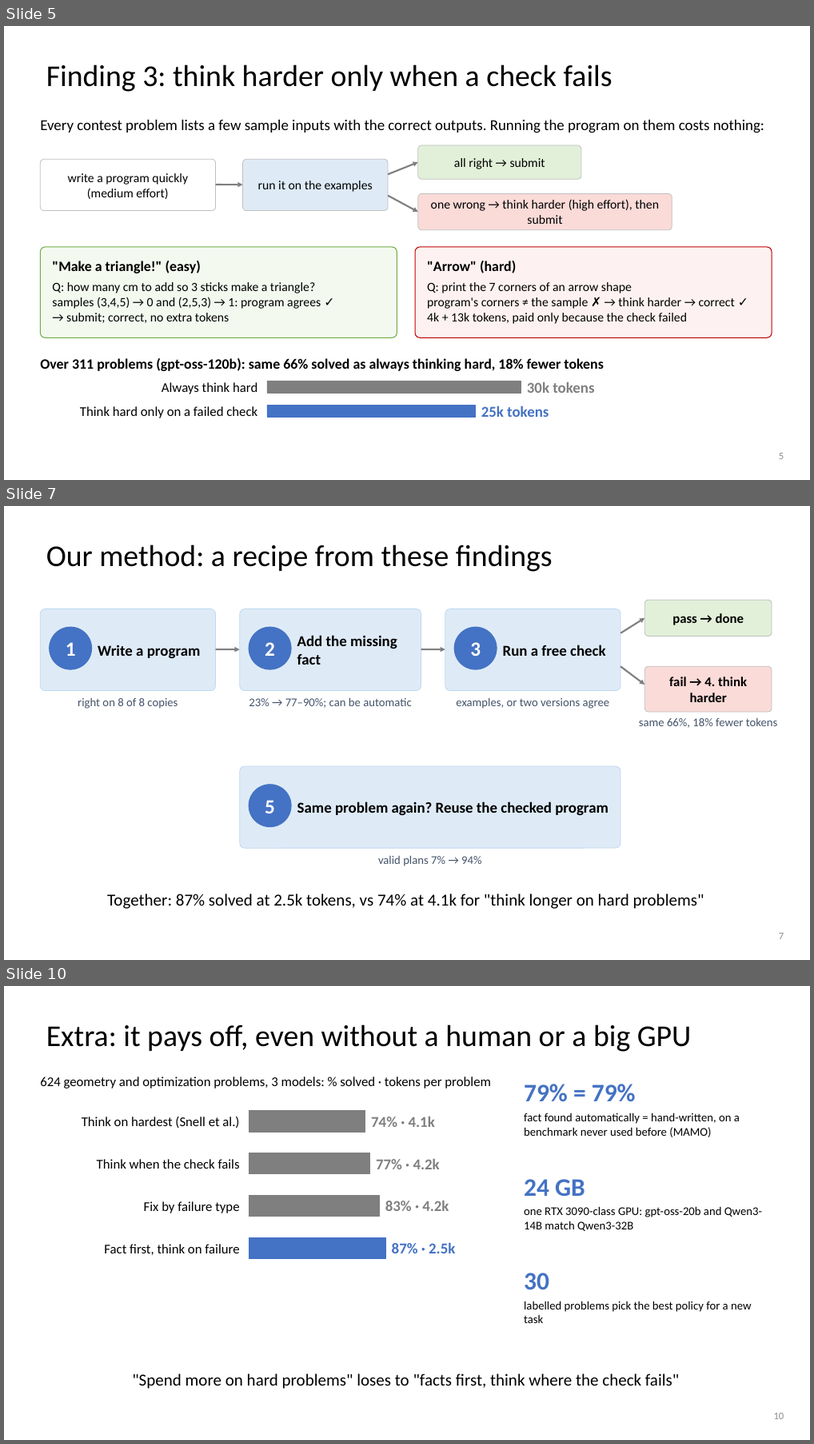
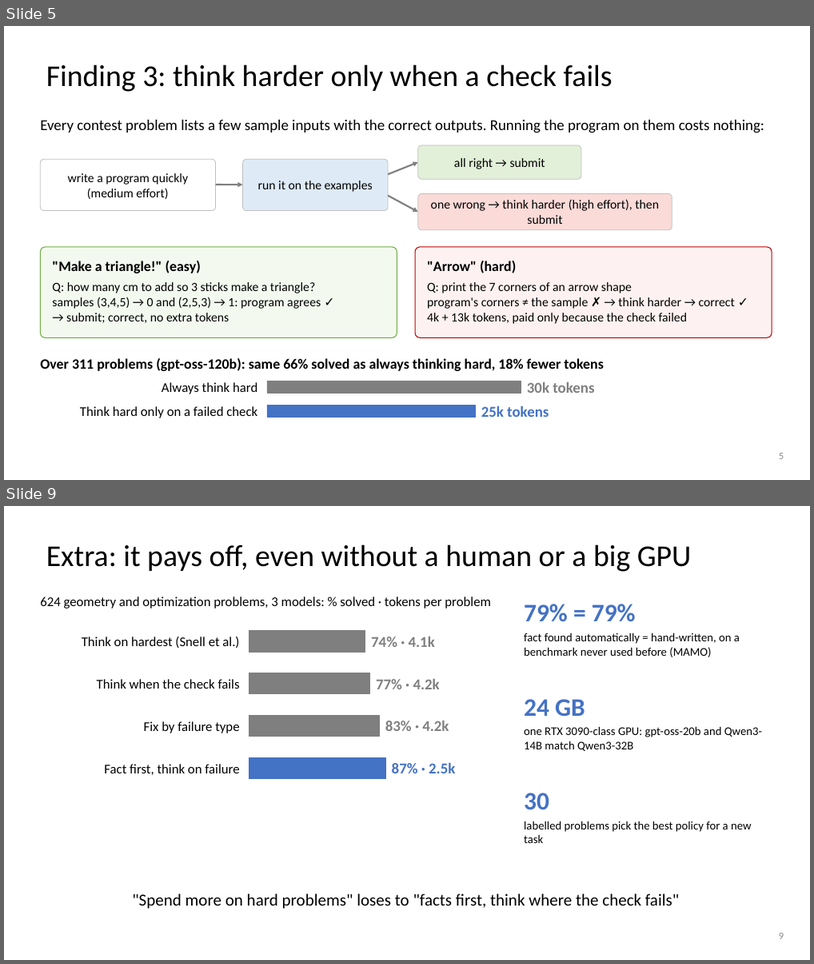
Before and after one commit to dlwns147/CSED490E_Project_Team5, a slide deck: PROPOSAL_slides.pptx. Shown one above the other, each under a label of ours: slides 5, 7 and 10 before the commit, slides 5 and 9 after it; the slides between them are not shown. The pictures are 814x1444 and 814x964 pixels, drawn with LibreOffice and Linux fonts; fonts in the diff are those of the drawing. Boxes give left, top, right and bottom in pixels: in the first picture for what was removed or moved away, otherwise in the second. Text is boxed around its words. In the diff, an @@ line names an element or a change of style, - is before the commit and + after.

```diff
--- a/PROPOSAL_slides.pptx
+++ b/PROPOSAL_slides.pptx
@@ slide 7 removed at (4,506,810,960), background #FFFFFF @@
@@ title removed at (46,544,553,572) @@
-Our method: a recipe from these findings
@@ rounded rectangle removed at (646,600,772,636) @@
@@ rounded rectangle removed at (40,609,216,691) @@
@@ rounded rectangle removed at (240,609,422,691) @@
@@ rounded rectangle removed at (446,609,621,691) @@
@@ arrow removed from (621, 633) to (646, 618) @@
@@ text removed at (673,613,744,625) @@
-pass → done
@@ ellipse removed at (50,627,92,669) @@
@@ text removed at (66,642,76,656) @@
-1
@@ text removed at (98,644,201,658) @@
-Write a program
@@ arrow removed from (216, 649) to (240, 649) @@
@@ ellipse removed at (249,627,291,669) @@
@@ text removed at (265,642,275,656) @@
-2
@@ text removed at (298,635,398,664) @@
-Add the missing fact
@@ arrow removed from (422, 649) to (446, 649) @@
@@ ellipse removed at (454,627,497,669) @@
@@ text removed at (470,642,481,656) @@
-3
@@ text removed at (503,644,606,656) @@
-Run a free check
@@ arrow removed from (621, 666) to (646, 684) @@
@@ rounded rectangle removed at (646,666,772,712) @@
@@ text removed at (249,697,411,708) @@
-23% → 77–90%; can be automatic
@@ text removed at (670,676,747,702) @@
-fail → 4. think harder
@@ text removed at (78,698,178,708) @@
-right on 8 of 8 copies
@@ text removed at (456,698,610,708) @@
-examples, or two versions agree
@@ text removed at (639,718,778,728) @@
-same 66%, 18% fewer tokens
@@ rounded rectangle removed at (240,766,621,848) @@
@@ ellipse removed at (249,784,291,827) @@
@@ text removed at (265,800,275,813) @@
-5
@@ text removed at (298,801,609,816) @@
-Same problem again? Reuse the checked program
@@ text removed at (378,855,482,866) @@
-valid plans 7% → 94%
@@ text removed at (107,893,705,908) @@
-Together: 87% solved at 2.5k tokens, vs 74% at 4.1k for "think longer on hard problems"
@@ page number removed at (779,932,784,939) @@
-7
@@ what was slide 10 is now slide 9 @@
@@ page number at (779,932,784,939): text changed @@
-10
+9
```
Also in this commit, not shown: 2 slides changed, 1 slide added, 1 other slide removed, 8 other files.
